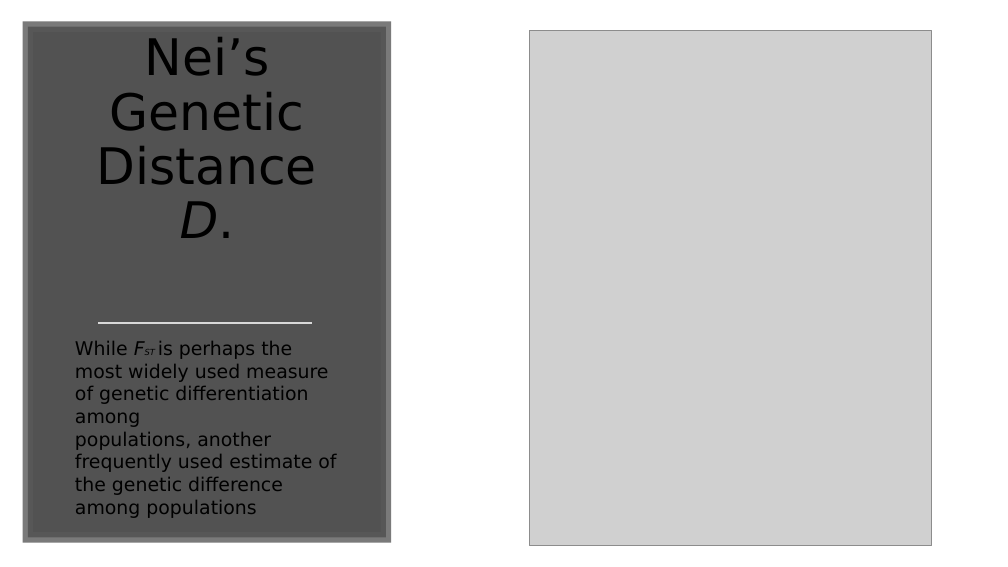
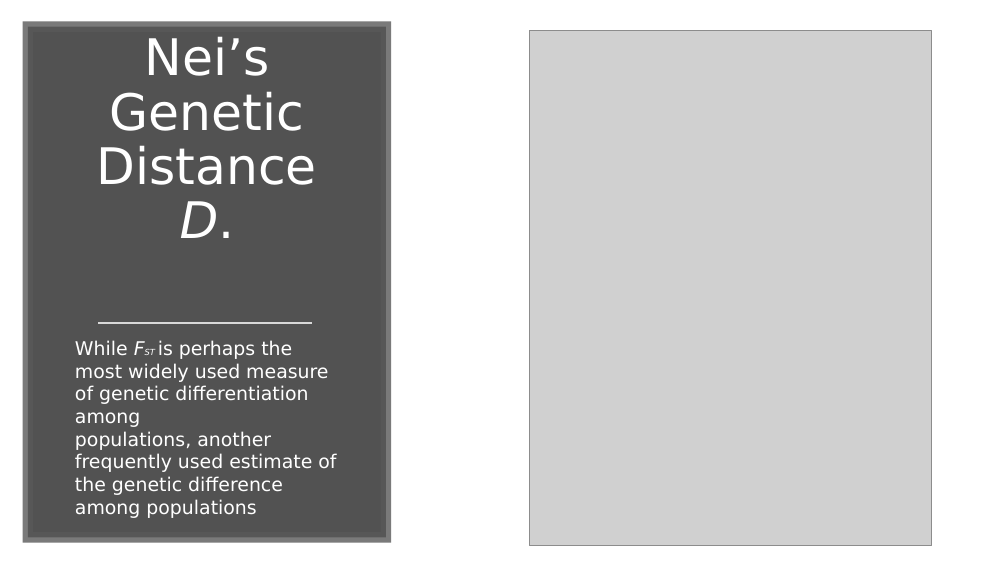
Before and after one commit to ashleyp1/BCB546X_Final_Project, a slide deck: slide 12 of PowerPoint Presentation for Final.pptx (slide 9 before the commit). Drawn at 1008x567 pixels with LibreOffice and Linux fonts; fonts in the diff are those of the drawing; grey boxes stand for pictures. Boxes give left, top, right and bottom in pixels: in the first picture for what was removed or moved away, otherwise in the second. Text is boxed around its words. In the diff, an @@ line names an element or a change of style, - is before the commit and + after.

Commit message:
added my slides

```diff
--- a/PowerPoint Presentation for Final.pptx
+++ b/PowerPoint Presentation for Final.pptx
@@ text "Nei’s Genetic Distance D." at [97,36,317,238]: text colour #000000 to #FFFFFF @@
@@ text "While FST is perhaps the ..." at [75,340,336,518]: text colour #000000 to #FFFFFF @@
```
Also in this commit, not shown: 1 other slide changed, 4 slides added, 7 slides removed.
